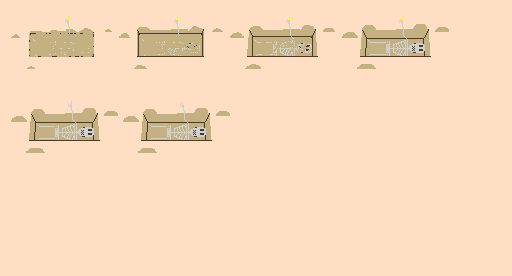
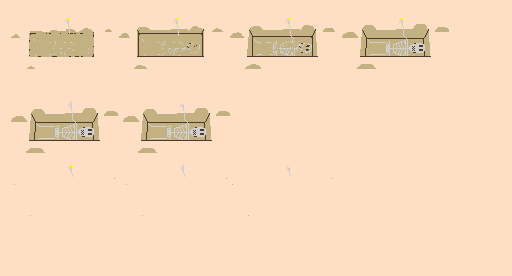
Layer changes from the first 512x276 image to the second:
added group "hidden" with 3 layers above "1" over [14, 164, 333, 216]
added layer "fingerless" (1st of 2, in "hidden") in group "hidden" over [232, 166, 333, 216]
added layer "riingless" in group "hidden" over [126, 164, 227, 216]
added layer "riinged" in group "hidden" over [14, 164, 115, 216]
